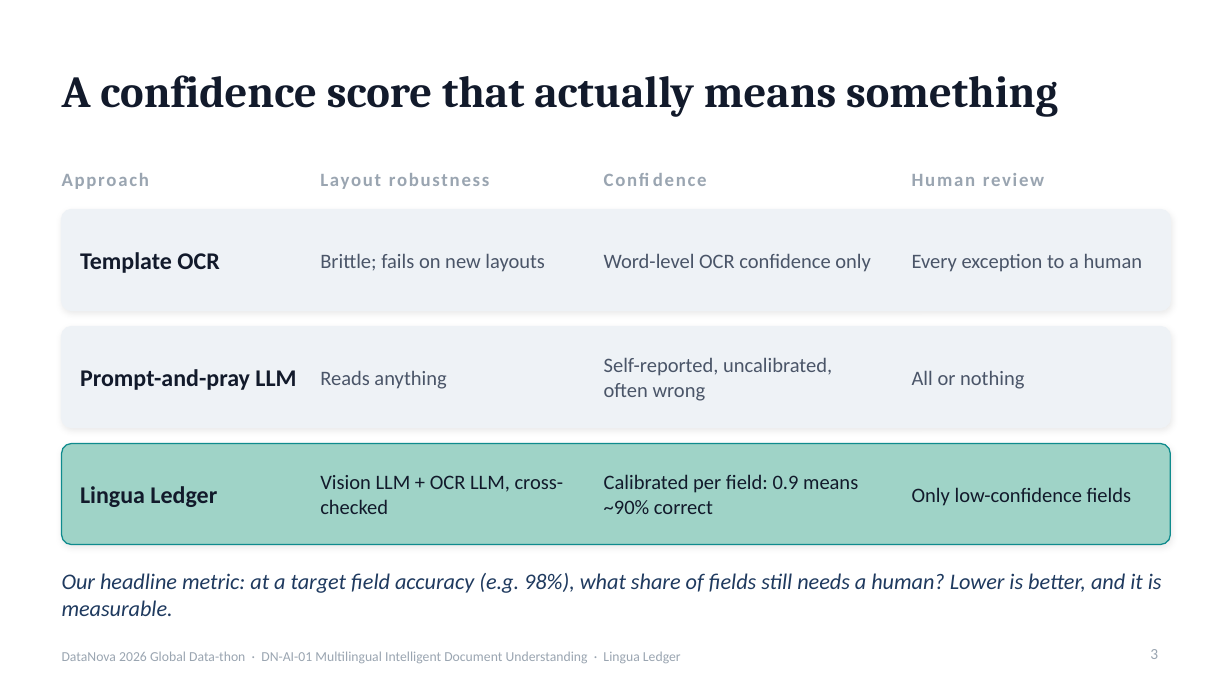
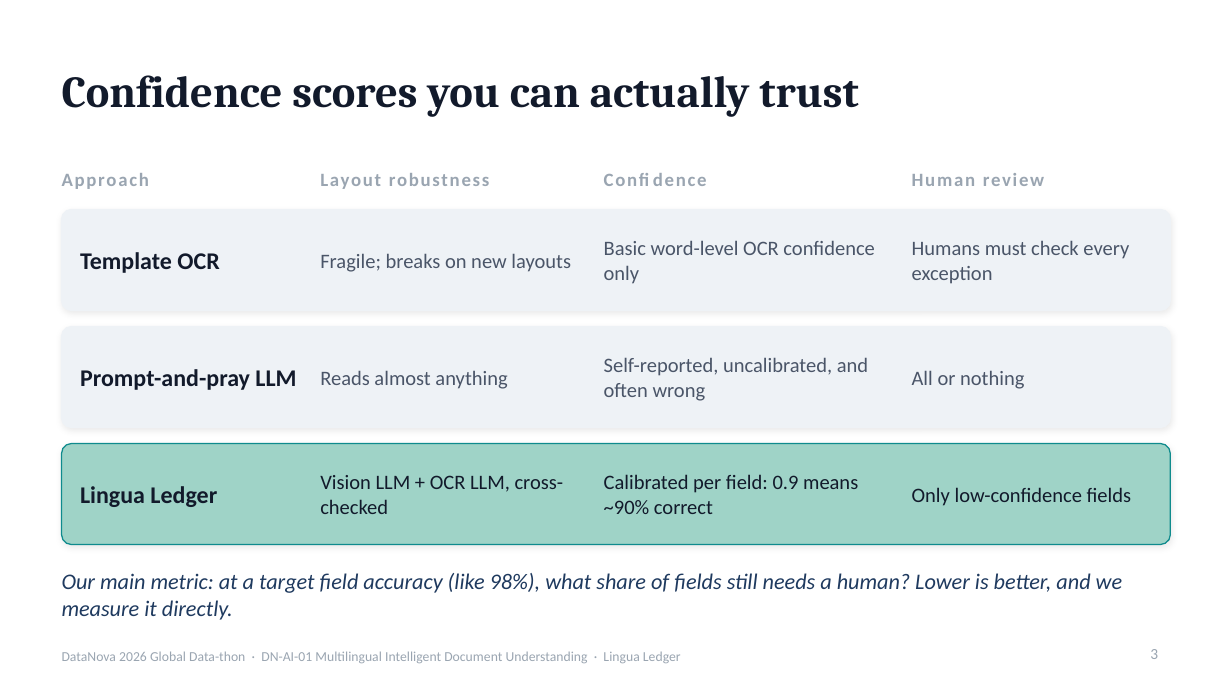
Before and after one commit to rishavnaskar/lingua-ledger, a slide deck: slide 3 of deck/LinguaLedger-DataNova2026-Round1.pptx. Drawn at 1232x693 pixels with LibreOffice and Linux fonts; fonts in the diff are those of the drawing. Boxes give left, top, right and bottom in pixels: in the first picture for what was removed or moved away, otherwise in the second. Text is boxed around its words. In the diff, an @@ line names an element or a change of style, - is before the commit and + after.

```diff
--- a/deck/LinguaLedger-DataNova2026-Round1.pptx
+++ b/deck/LinguaLedger-DataNova2026-Round1.pptx
@@ title at bbox=[62, 75, 858, 117]: text changed @@
-A confidence score that actually means something
+Confidence scores you can actually trust
@@ text at bbox=[320, 253, 571, 272]: text changed @@
-Brittle; fails on new layouts
+Fragile; breaks on new layouts
@@ text at bbox=[604, 240, 874, 284]: text changed @@
-Word-level OCR confidence only
+Basic word-level OCR confidence only
@@ text at bbox=[912, 240, 1129, 284]: text changed @@
-Every exception to a human
+Humans must check every exception
@@ text at bbox=[604, 357, 868, 401]: text changed @@
-Self-reported, uncalibrated, often wrong
+Self-reported, uncalibrated, and often wrong
@@ text at bbox=[320, 370, 507, 389]: text changed @@
-Reads anything
+Reads almost anything
@@ text at bbox=[62, 573, 1122, 620]: text changed @@
-Our headline metric: at a target field accuracy (e.g. 98%), what share of fields still needs a human? Lower is better, and it is measurable.
+Our main metric: at a target field accuracy (like 98%), what share of fields still needs a human? Lower is better, and we measure it directly.
```
Also in this commit, not shown: 12 other slides changed, 2 other files.
